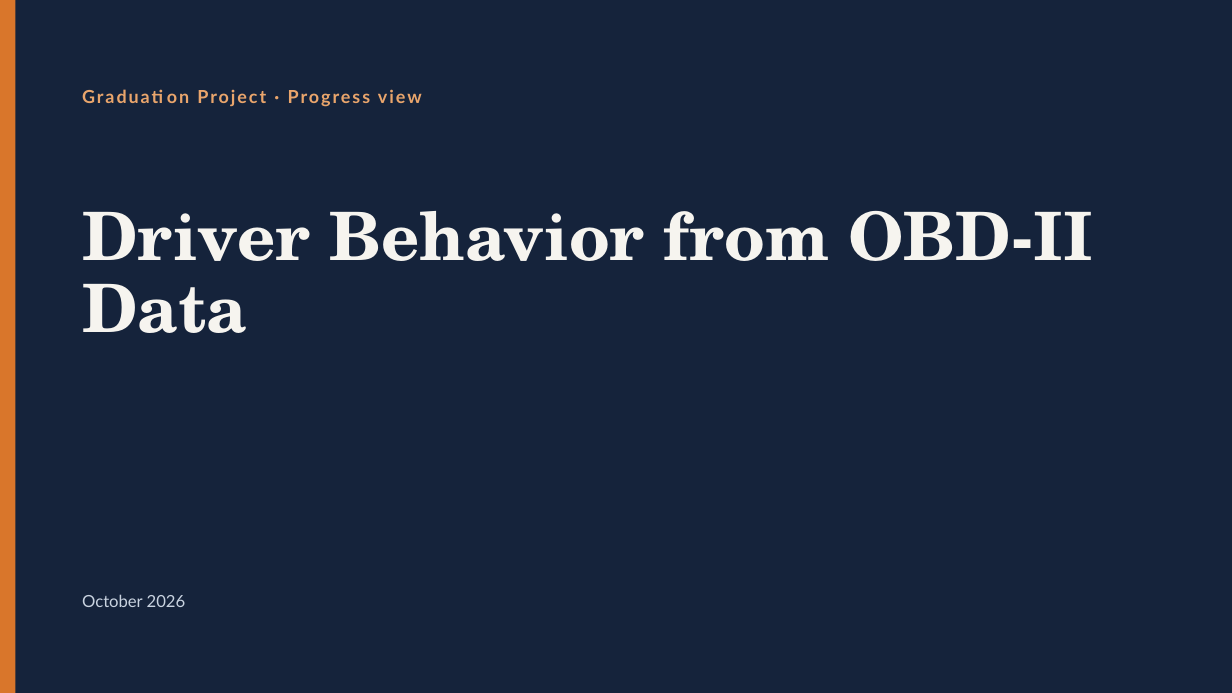
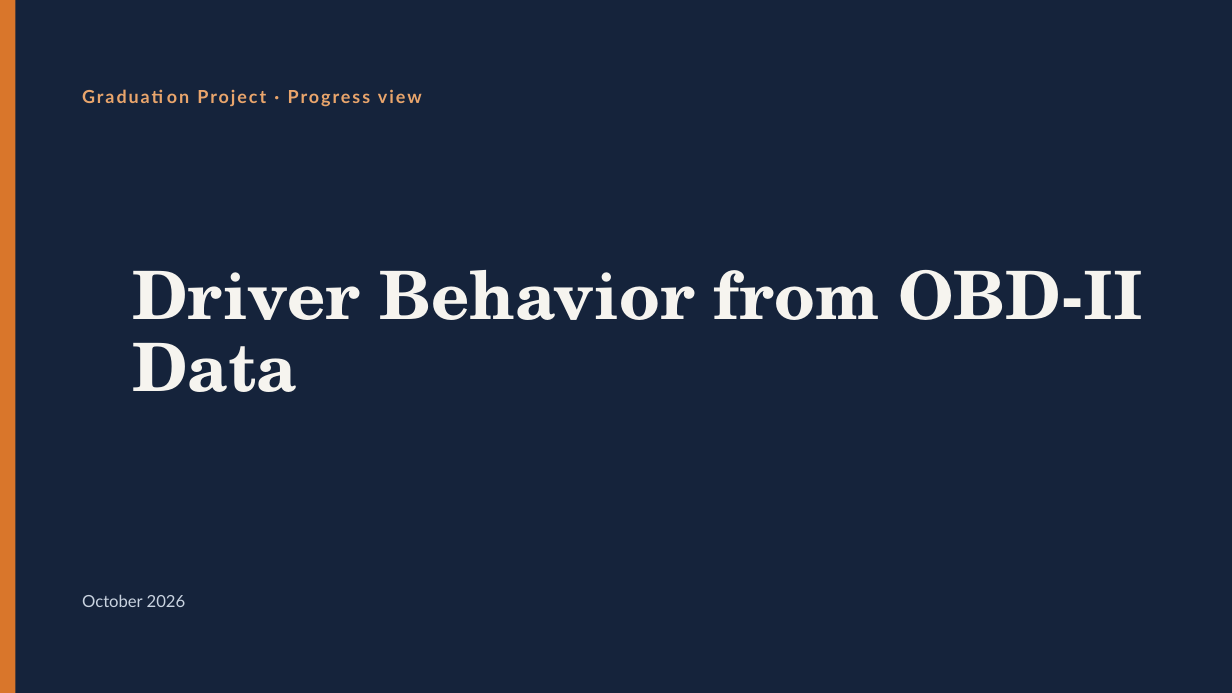
Before and after one commit to Osama-Gamil/Driver-Behaviour-PR, a slide deck: slide 1 of presentation/Driver_Safety_Project_organized.pptx. Drawn at 1232x693 pixels with LibreOffice and Linux fonts; fonts in the diff are those of the drawing. Boxes give left, top, right and bottom in pixels: in the first picture for what was removed or moved away, otherwise in the second. Text is boxed around its words. In the diff, an @@ line names an element or a change of style, - is before the commit and + after.

Commit message:
updated presentation

```diff
--- a/presentation/Driver_Safety_Project_organized.pptx
+++ b/presentation/Driver_Safety_Project_organized.pptx
@@ title "Driver Behavior from OBD-II Data": place and size @@
-title "Driver Behavior from OBD-II Data" at [82, 211, 1092, 333]
+title "Driver Behavior from OBD-II Data" at [132, 270, 1142, 392]
```
Also in this commit, not shown: 5 other slides changed, 4 slides added, 2 slides removed.
